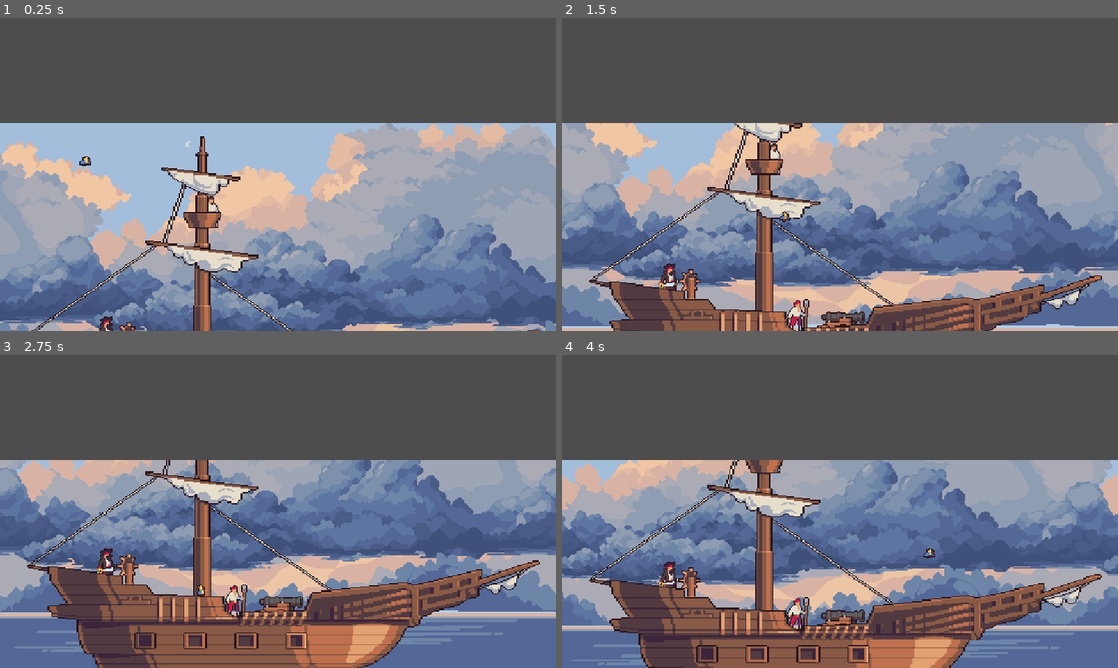
Above: before the commit, frames 1-4 (two rows, left to right).
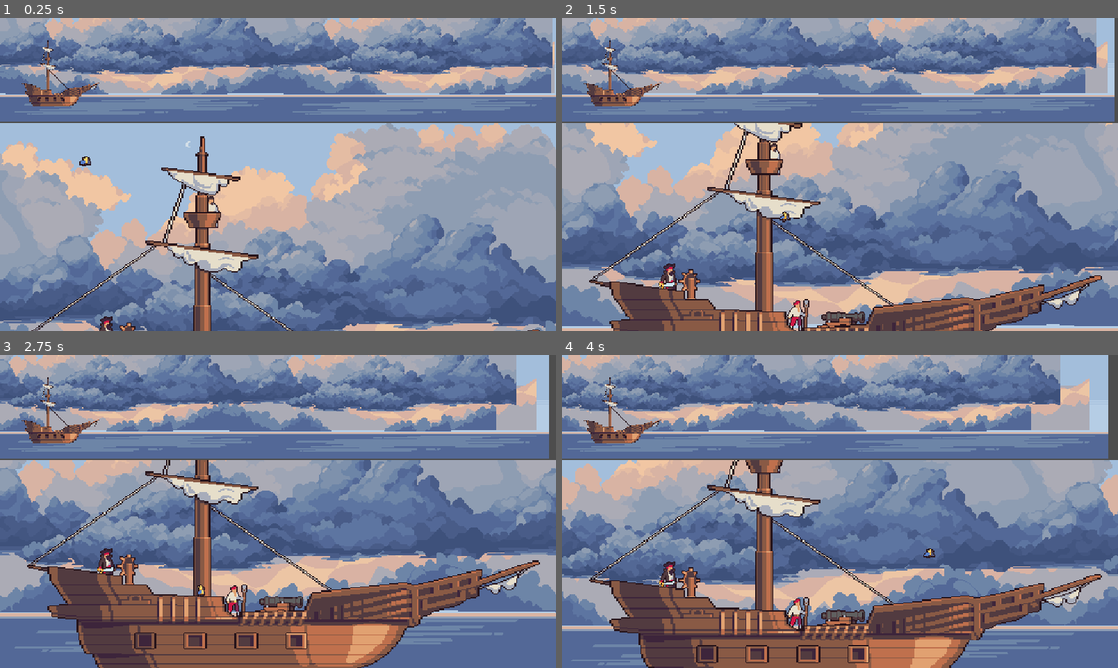
Above: after the commit, the same moments.

Repository: linkinmjs/Parrote
Game: Godot game, scene res://scenes/main.tscn
Two runs of this game, one before a commit and one after it. Both use one fixed random seed, a clock stepped at 60 frames per second and the inputs below.
Inputs:
- Up to frame 1 (0.25 s): no input
- Up to frame 2 (1.5 s): hold E (action) 0.53-1.28 s; hold D (right) from 0.53 s (still down); tap Space (jump) at 0.77 s; tap E (action) at 1.35 s
- Up to frame 3 (2.75 s): tap Space (jump) at 1.52 s; release D (right) at 2.03 s; hold A (left) from 2.03 s (still down); hold E (action) from 2.03 s (still down)
- Up to frame 4 (4 s): release A (left) at 2.78 s; release E (action) at 2.78 s; hold D (right) from 2.78 s (still down); tap E (action) at 2.85 s; tap Space (jump) at 3.02, 3.77 s; hold E (action) from 3.53 s (still down)

The runs differ from the first frame. In frame 1, 33% of the frame differs, in the area x 0-100%, y 0-34%; in frame 2, 33%; in frame 3, 33%; in frame 4, 32%.

Commit message:
Modify ship and parallax

Diff:
--- a/project.godot
+++ b/project.godot
@@ -18,6 +18,7 @@
 [display]
 
 window/stretch/mode="canvas_items"
+window/layer_5="item"
 
 [input]
 
--- a/scenes/bottom_scene.tscn
+++ b/scenes/bottom_scene.tscn
@@ -1,69 +1,14 @@
-[gd_scene load_steps=9 format=3 uid="uid://dwtlwto8dapiv"]
+[gd_scene load_steps=5 format=3 uid="uid://dwtlwto8dapiv"]
 
 [ext_resource type="Script" uid="uid://dsliubugmiwpq" path="res://scripts/bottom_scene.gd" id="1_7ymyq"]
-[ext_resource type="Texture2D" uid="uid://g2doxcgkhm34" path="res://assets/backgrounds/ocean-8/1.png" id="1_677n2"]
-[ext_resource type="Texture2D" uid="uid://bdj1psfrkuou4" path="res://assets/backgrounds/ocean-8/2.png" id="2_djfjt"]
-[ext_resource type="Texture2D" uid="uid://bi8o1lk2orlmu" path="res://assets/backgrounds/ocean-8/3.png" id="3_tble6"]
-[ext_resource type="Texture2D" uid="uid://cx1x81hmvnwmp" path="res://assets/backgrounds/ocean-8/4.png" id="4_uyn6v"]
-[ext_resource type="Texture2D" uid="uid://seec6o26rsxb" path="res://assets/backgrounds/ocean-8/5.png" id="5_7ymyq"]
+[ext_resource type="PackedScene" uid="uid://c5kqi0tjv1dm7" path="res://scenes/parallax_background.tscn" id="2_jtje2"]
 [ext_resource type="PackedScene" uid="uid://pv41slx65h2q" path="res://scenes/ship.tscn" id="6_tble6"]
 [ext_resource type="PackedScene" uid="uid://bt6ej2icbaj5w" path="res://scenes/parrot.tscn" id="7_uyn6v"]
 
 [node name="BottomScene" type="Node2D"]
 script = ExtResource("1_7ymyq")
 
-[node name="ParallaxBackground" type="ParallaxBackground" parent="."]
-follow_viewport_enabled = true
-
-[node name="ParallaxLayer" type="ParallaxLayer" parent="ParallaxBackground"]
-motion_scale = Vector2(0.1, 0)
-motion_mirroring = Vector2(1152, 0)
-
-[node name="Sprite2D" type="Sprite2D" parent="ParallaxBackground/ParallaxLayer"]
-texture_filter = 1
-scale = Vector2(2, 2)
-texture = ExtResource("1_677n2")
-centered = false
-
-[node name="ParallaxLayer2" type="ParallaxLayer" parent="ParallaxBackground"]
-motion_scale = Vector2(0.3, 0)
-motion_mirroring = Vector2(1152, 0)
-
-[node name="Sprite2D" type="Sprite2D" parent="ParallaxBackground/ParallaxLayer2"]
-texture_filter = 1
-scale = Vector2(2, 2)
-texture = ExtResource("2_djfjt")
-centered = false
-
-[node name="ParallaxLayer3" type="ParallaxLayer" parent="ParallaxBackground"]
-motion_scale = Vector2(0.6, 0)
-motion_mirroring = Vector2(1152, 0)
-
-[node name="Sprite2D" type="Sprite2D" parent="ParallaxBackground/ParallaxLayer3"]
-texture_filter = 1
-scale = Vector2(2, 2)
-texture = ExtResource("3_tble6")
-centered = false
-
-[node name="ParallaxLayer4" type="ParallaxLayer" parent="ParallaxBackground"]
-motion_scale = Vector2(0.9, 0)
-motion_mirroring = Vector2(1152, 0)
-
-[node name="Sprite2D" type="Sprite2D" parent="ParallaxBackground/ParallaxLayer4"]
-texture_filter = 1
-scale = Vector2(2, 2)
-texture = ExtResource("4_uyn6v")
-centered = false
-
-[node name="ParallaxLayer5" type="ParallaxLayer" parent="ParallaxBackground"]
-motion_scale = Vector2(0, 0)
-motion_mirroring = Vector2(1152, 0)
-
-[node name="Sprite2D" type="Sprite2D" parent="ParallaxBackground/ParallaxLayer5"]
-texture_filter = 1
-scale = Vector2(2, 2)
-texture = ExtResource("5_7ymyq")
-centered = false
+[node name="ParallaxBackground" parent="." instance=ExtResource("2_jtje2")]
 
 [node name="Ship" parent="." instance=ExtResource("6_tble6")]
 position = Vector2(605, 346)
--- a/scenes/main.tscn
+++ b/scenes/main.tscn
@@ -1,5 +1,6 @@
-[gd_scene load_steps=2 format=3 uid="uid://cytkirwfvful"]
+[gd_scene load_steps=3 format=3 uid="uid://cytkirwfvful"]
 
+[ext_resource type="PackedScene" uid="uid://ct1u0q27xnh8k" path="res://scenes/top_scene.tscn" id="1_0wfyh"]
 [ext_resource type="PackedScene" uid="uid://dwtlwto8dapiv" path="res://scenes/bottom_scene.tscn" id="1_o5qli"]
 
 [node name="Root" type="Control"]
@@ -30,9 +31,7 @@
 size = Vector2i(1152, 214)
 render_target_update_mode = 4
 
-[node name="TopScene" type="Node2D" parent="VBoxContainer/TopView/TopVP"]
-
-[node name="Camera2D" type="Camera2D" parent="VBoxContainer/TopView/TopVP/TopScene"]
+[node name="TopScene" parent="VBoxContainer/TopView/TopVP" instance=ExtResource("1_0wfyh")]
 
 [node name="BottomView" type="SubViewportContainer" parent="VBoxContainer"]
 layout_mode = 2
--- /dev/null
+++ b/scenes/parallax_background.tscn
@@ -0,0 +1,62 @@
+[gd_scene load_steps=7 format=3 uid="uid://c5kqi0tjv1dm7"]
+
+[ext_resource type="Texture2D" uid="uid://g2doxcgkhm34" path="res://assets/backgrounds/ocean-8/1.png" id="1_bpahb"]
+[ext_resource type="Script" uid="uid://cebvcfcj50s7x" path="res://scripts/parallax_background.gd" id="1_qs7dk"]
+[ext_resource type="Texture2D" uid="uid://bdj1psfrkuou4" path="res://assets/backgrounds/ocean-8/2.png" id="2_qs7dk"]
+[ext_resource type="Texture2D" uid="uid://bi8o1lk2orlmu" path="res://assets/backgrounds/ocean-8/3.png" id="3_2oy3k"]
+[ext_resource type="Texture2D" uid="uid://cx1x81hmvnwmp" path="res://assets/backgrounds/ocean-8/4.png" id="4_jy56r"]
+[ext_resource type="Texture2D" uid="uid://seec6o26rsxb" path="res://assets/backgrounds/ocean-8/5.png" id="5_11q5a"]
+
+[node name="ParallaxBackground" type="ParallaxBackground"]
+follow_viewport_enabled = true
+script = ExtResource("1_qs7dk")
+
+[node name="ParallaxLayer" type="ParallaxLayer" parent="."]
+motion_scale = Vector2(0.1, 0)
+motion_mirroring = Vector2(1152, 0)
+
+[node name="Sprite2D" type="Sprite2D" parent="ParallaxLayer"]
+texture_filter = 1
+scale = Vector2(2, 2)
+texture = ExtResource("1_bpahb")
+centered = false
+
+[node name="ParallaxLayer2" type="ParallaxLayer" parent="."]
+motion_scale = Vector2(0.3, 0)
+motion_mirroring = Vector2(1152, 0)
+
+[node name="Sprite2D" type="Sprite2D" parent="ParallaxLayer2"]
+texture_filter = 1
+scale = Vector2(2, 2)
+texture = ExtResource("2_qs7dk")
+centered = false
+
+[node name="ParallaxLayer3" type="ParallaxLayer" parent="."]
+motion_scale = Vector2(0.6, 0)
+motion_mirroring = Vector2(1152, 0)
+
+[node name="Sprite2D" type="Sprite2D" parent="ParallaxLayer3"]
+texture_filter = 1
+scale = Vector2(2, 2)
+texture = ExtResource("3_2oy3k")
+centered = false
+
+[node name="ParallaxLayer4" type="ParallaxLayer" parent="."]
+motion_scale = Vector2(0.9, 0)
+motion_mirroring = Vector2(1152, 0)
+
+[node name="Sprite2D" type="Sprite2D" parent="ParallaxLayer4"]
+texture_filter = 1
+scale = Vector2(2, 2)
+texture = ExtResource("4_jy56r")
+centered = false
+
+[node name="ParallaxLayer5" type="ParallaxLayer" parent="."]
+motion_scale = Vector2(0, 0)
+motion_mirroring = Vector2(1152, 0)
+
+[node name="Sprite2D" type="Sprite2D" parent="ParallaxLayer5"]
+texture_filter = 1
+scale = Vector2(2, 2)
+texture = ExtResource("5_11q5a")
+centered = false
--- a/scenes/pirate_cannon.tscn
+++ b/scenes/pirate_cannon.tscn
@@ -174,7 +174,7 @@
 sprite_frames = SubResource("SpriteFrames_dga35")
 animation = &"idle"
 autoplay = "idle"
-frame_progress = 0.645675
+frame_progress = 0.572464
 
 [node name="ActionArea" type="Area2D" parent="."]
 collision_layer = 0
--- a/scenes/ship.tscn
+++ b/scenes/ship.tscn
@@ -35,7 +35,8 @@
 collision_layer = 2
 
 [node name="CollisionPolygon2D" type="CollisionPolygon2D" parent="Boat/StaticBody2D"]
-polygon = PackedVector2Array(-165.758, 38.2609, -107.576, 48.2609, -107.273, 54.7826, -91.8182, 56.087, -88.1818, 64.3478, -43.6364, 67.3913, -42.1212, 78.6957, -36.6667, 84.3478, -32.4242, 84.3478, -32.4242, 80.8696, 6.9697, 79.1304, 12.7273, 63.4783, 72.4242, 54.3478, 75.7576, 56.5217, 118.485, 43.4783, 118.788, 50.4348, 150.303, 35.2174, 154.545, 35.2174, 154.545, 37.8261, 118.485, 56.5217, 116.97, 66.5217, 80.9091, 85.6522, 79.697, 92.1739, 72.4242, 94.3478, 66.6667, 108.261, 51.5152, 126.087, 29.697, 133.043, -120.606, 133.913, -125.455, 118.261, -129.697, 118.261, -133.03, 110, -134.545, 98.2609, -135.455, 87.8261, -150, 85.2174, -153.03, 75.6522, -141.515, 73.913, -152.121, 51.7391, -153.636, 44.3478, -166.061, 40.8696)
+build_mode = 1
+polygon = PackedVector2Array(-165.758, 38.2609, -107.576, 48.2609, -107.273, 54.7826, -91.8182, 56.087, -88.1818, 64.3478, -43.6364, 67.3913, -42.1212, 78.6957, -36.6667, 84.3478, -32.4242, 84.3478, -32.4242, 80.8696, 6.9697, 79.1304, 12.7273, 63.4783, 72.4242, 54.3478, 75.7576, 56.5217, 118.485, 43.4783, 118.788, 50.4348, 150.303, 35.2174, 154.545, 35.2174, 117.576, 54.3478, 115.152, 46.9565, 76.6667, 59.5652, 70.303, 58.2609, 14.8485, 66.5217, 9.39394, 81.7391, -26.6667, 86.087, -38.4848, 86.9565, -43.6364, 78.2609, -45.7576, 70, -89.3939, 66.9565, -93.0303, 58.2609, -109.091, 57.8261, -110.909, 50, -166.061, 40.8696)
 one_way_collision = true
 
 [node name="CollisionPolygon2D2" type="CollisionPolygon2D" parent="Boat/StaticBody2D"]
--- /dev/null
+++ b/scenes/top_scene.tscn
@@ -0,0 +1,20 @@
+[gd_scene load_steps=3 format=3 uid="uid://ct1u0q27xnh8k"]
+
+[ext_resource type="PackedScene" uid="uid://c5kqi0tjv1dm7" path="res://scenes/parallax_background.tscn" id="2_e7hqm"]
+[ext_resource type="Texture2D" uid="uid://dc6rwhh8po2v3" path="res://assets/sprites/pirate-objects/Ship.png" id="2_lxc7h"]
+
+[node name="TopScene" type="Node2D"]
+
+[node name="Camera2D" type="Camera2D" parent="."]
+anchor_mode = 0
+limit_top = 432
+
+[node name="Ship" type="Sprite2D" parent="."]
+position = Vector2(127, 547)
+scale = Vector2(0.5, 0.5)
+texture = ExtResource("2_lxc7h")
+
+[node name="ParallaxBackground" parent="." instance=ExtResource("2_e7hqm")]
+offset = Vector2(0, 324)
+scale = Vector2(0.5, 0.5)
+transform = Transform2D(0.5, 0, 0, 0.5, 0, 324)
--- a/scripts/bottom_scene.gd
+++ b/scripts/bottom_scene.gd
@@ -1,11 +1,8 @@
 extends Node2D
-
-@onready var parallax_background: ParallaxBackground = $ParallaxBackground
-@export var speed:= 100
 
 func _ready() -> void:
 	pass
 
 
 func _process(delta: float) -> void:
-	parallax_background.scroll_base_offset.x -= speed * delta
+	pass
--- /dev/null
+++ b/scripts/parallax_background.gd
@@ -0,0 +1,10 @@
+extends ParallaxBackground
+
+@export var speed:= 100
+
+func _ready() -> void:
+	pass # Replace with function body.
+
+
+func _process(delta: float) -> void:
+	scroll_base_offset.x -= speed * delta
Not shown, added: scripts/parallax_background.gd.uid
